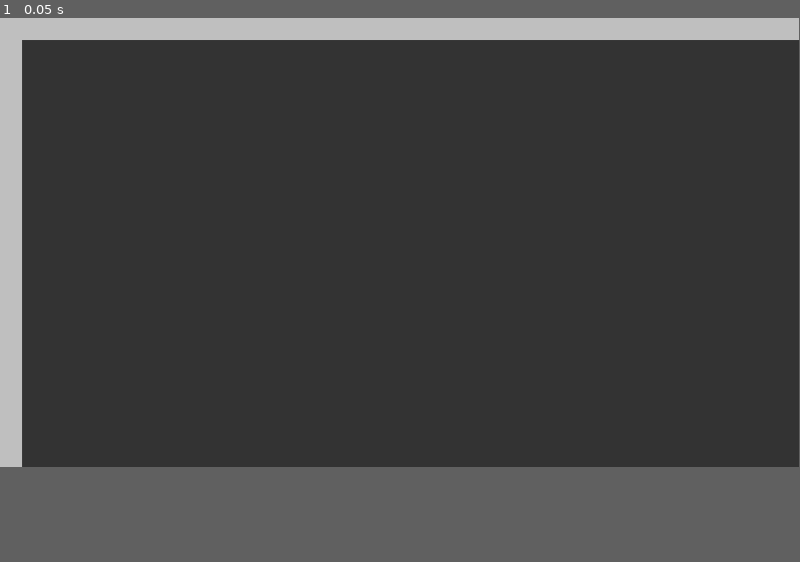
Above: before the commit, frame 1.
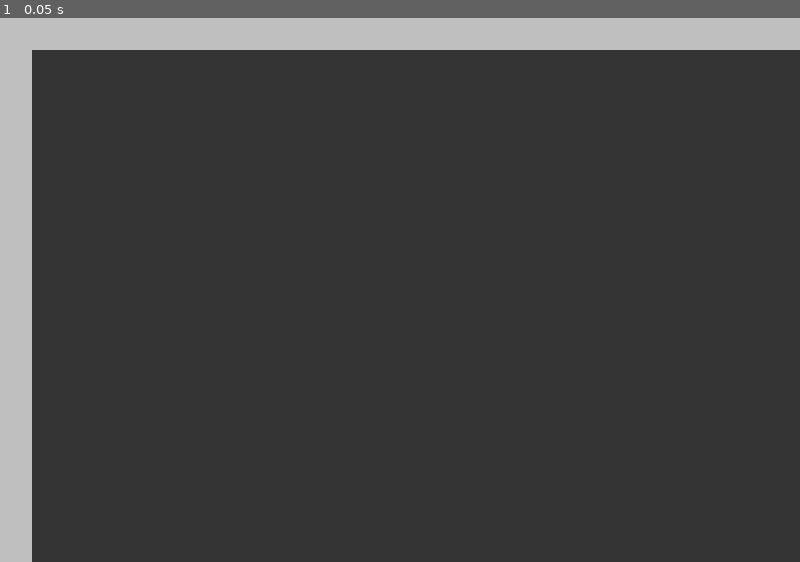
Above: after the commit, the same moment.

Repository: gabrielrheimer/classic-rpg-godot
Game: Godot game, scene res://scenes/game_map.tscn
The game is run twice, just before and just after one commit, with the same random seed, the same clock (stepped at 60 frames per second) and the same inputs.
Inputs:
- Up to frame 1 (0.05 s): no input
In our replay, the window is 799x449 before the commit and 800x544 after it. These sizes can differ from the game's own. Grey fills any space a smaller window leaves; there, only what the larger window draws over its background counts as a difference.

The runs differ from the first frame. In frame 1, 3.4% of the frame differs, in the area x 0-100%, y 0-100%.

Commit message:
feat: configures viewport size and stretch mode

Diff:
--- a/project.godot
+++ b/project.godot
@@ -15,6 +15,13 @@
 config/features=PackedStringArray("4.5", "GL Compatibility")
 config/icon="res://icon.svg"
 
+[display]
+
+window/size/viewport_width=800
+window/size/viewport_height=544
+window/size/mode=2
+window/stretch/mode="canvas_items"
+
 [rendering]
 
 renderer/rendering_method="gl_compatibility"
Not shown, changed: CHANGELOG.md
Not shown, changed: CLAUDE.md
